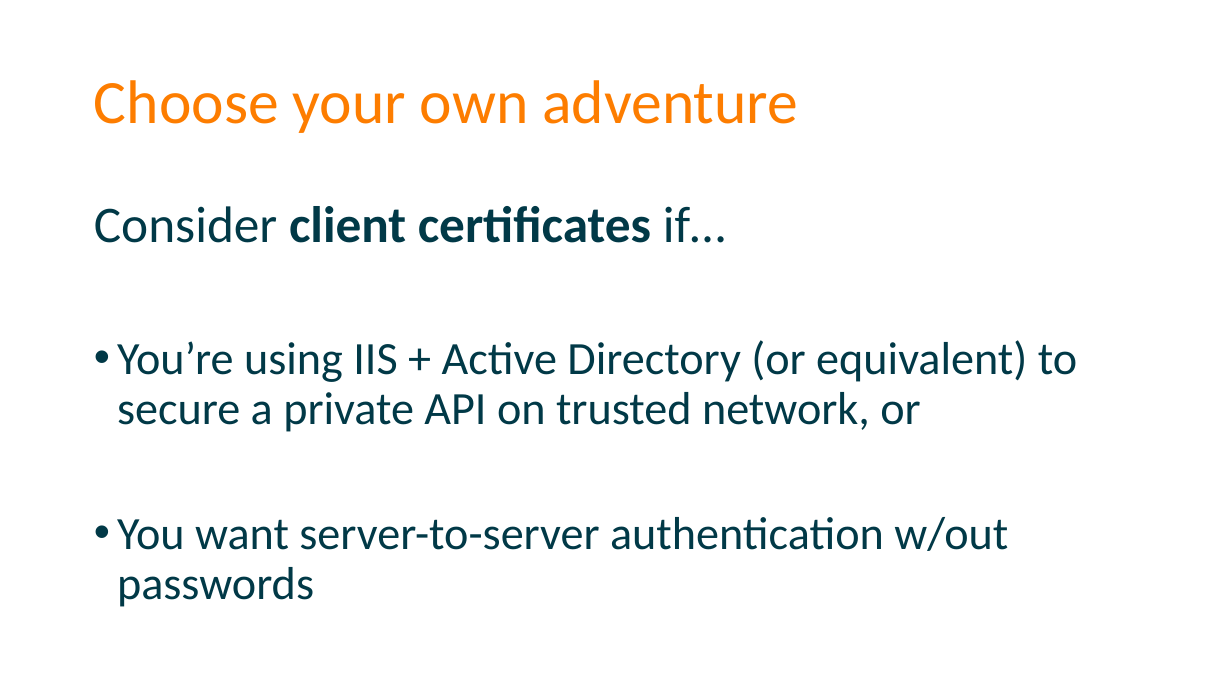
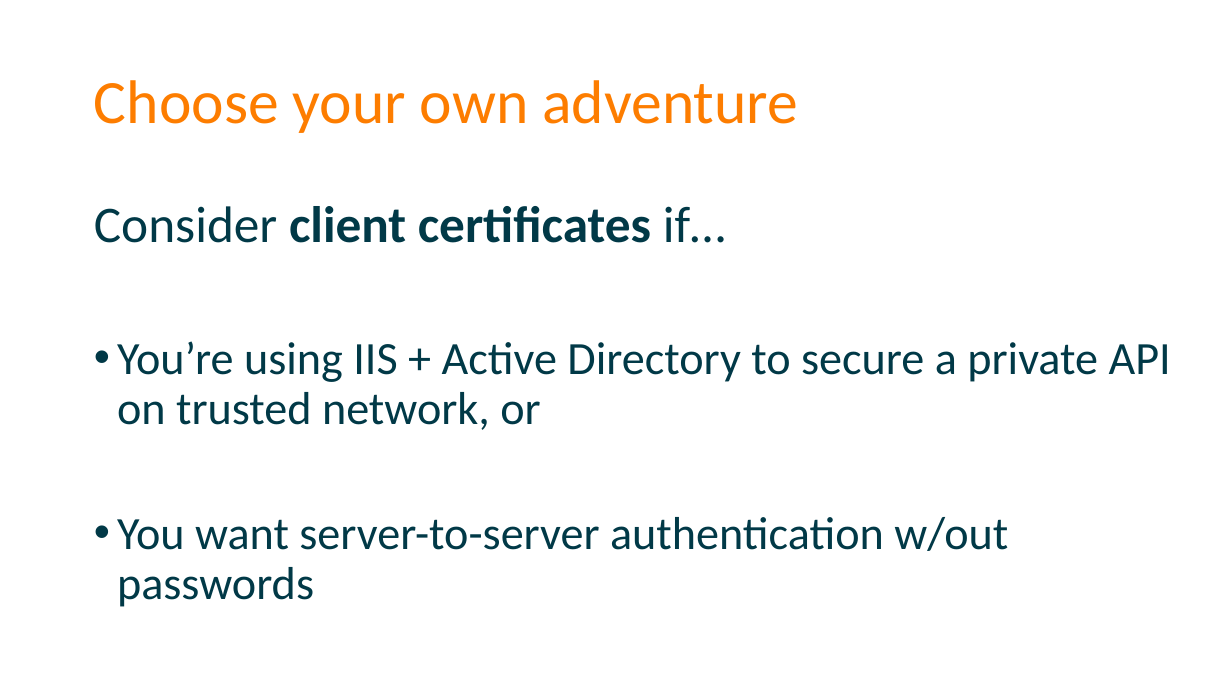
Before and after one commit to spetryjohnson/Securing-Your-API-Endpoints, a slide deck: slide 70 of Securing Your API Endpoints.pptx. Drawn at 1232x693 pixels with LibreOffice and Linux fonts; fonts in the diff are those of the drawing. Boxes give left, top, right and bottom in pixels: in the first picture for what was removed or moved away, otherwise in the second. Text is boxed around its words. In the diff, an @@ line names an element or a change of style, - is before the commit and + after.

```diff
--- a/Securing Your API Endpoints.pptx
+++ b/Securing Your API Endpoints.pptx
@@ text at [117, 341, 1171, 430]: text changed @@
-• You’re using IIS + Active Directory (or equivalent) to secure a private API on trusted network, or
+• You’re using IIS + Active Directory to secure a private API on trusted network, or
```
Also in this commit, not shown: 8 other slides changed, 1 other file.
